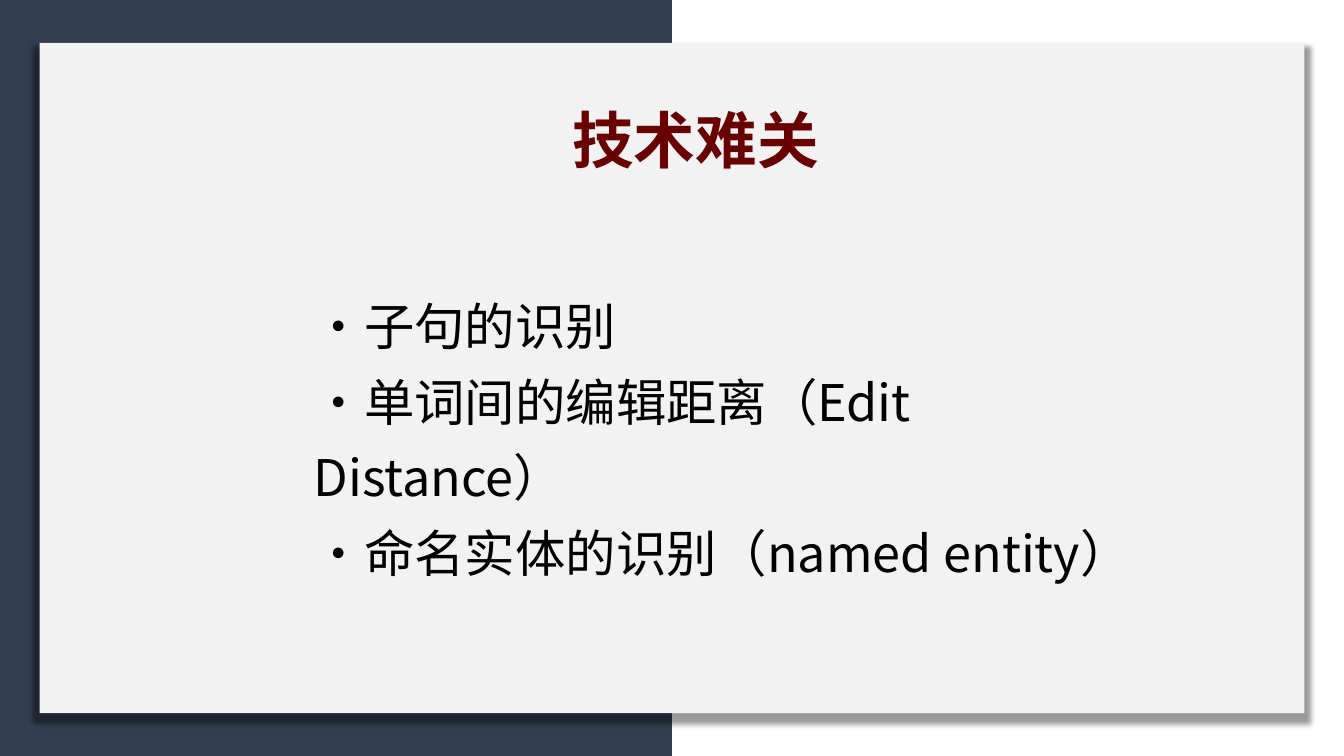
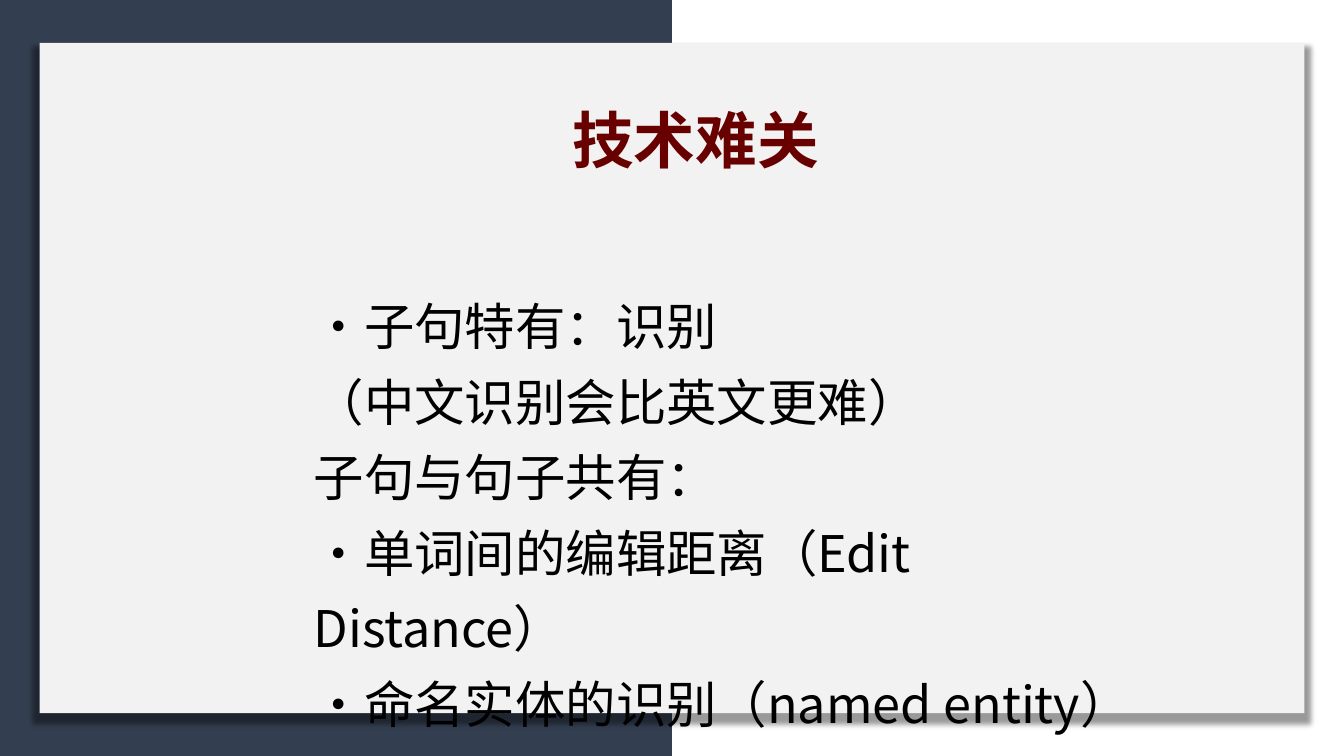
Before and after one commit to licheng0573/RosettaStone, a slide deck: slide 33 of 二组展示_10_24.pptx (slide 31 before the commit). Drawn at 1344x756 pixels with LibreOffice and Linux fonts; fonts in the diff are those of the drawing. Boxes give left, top, right and bottom in pixels: in the first picture for what was removed or moved away, otherwise in the second. Text is boxed around its words. In the diff, an @@ line names an element or a change of style, - is before the commit and + after.

```diff
--- a/二组展示_10_24.pptx
+++ b/二组展示_10_24.pptx
@@ text at <box>314,302,919,501</box>: text changed @@
-•子句的识别
+•子句特有：识别
+（中文识别会比英文更难）
+子句与句子共有：
```
Also in this commit, not shown: 9 other slides changed, 2 slides added.
